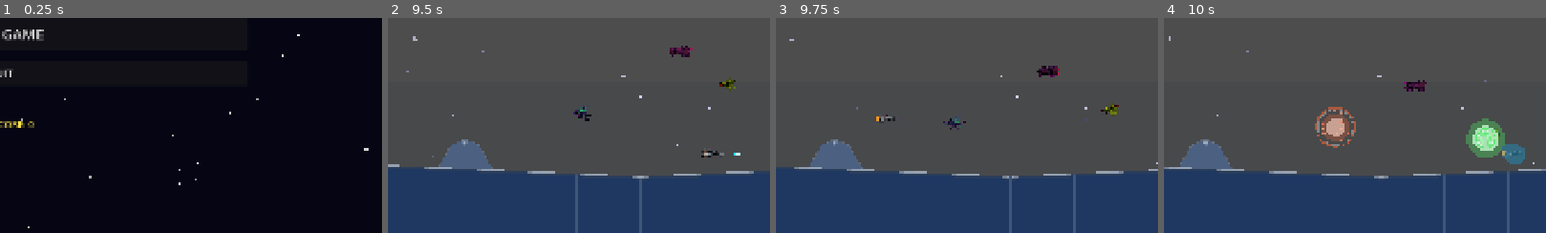
Above: before the commit, frames 1-4 (left to right).
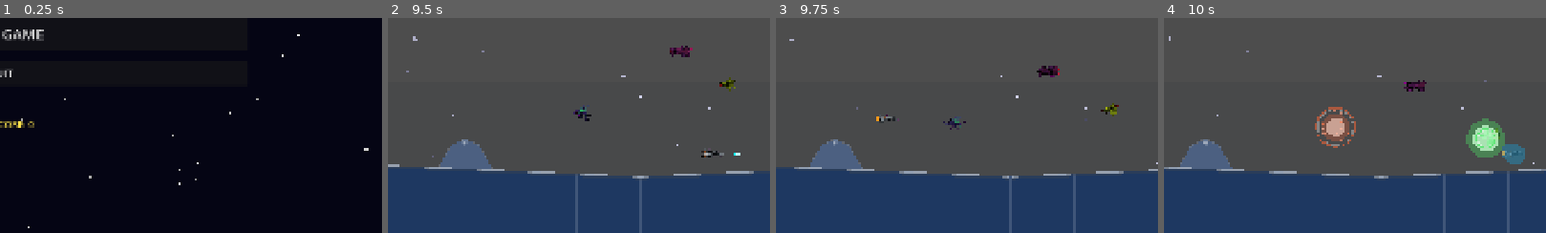
Above: after the commit, the same moments.

Repository: b6-stack/rtype-game
Game: Godot game, scene res://scenes/main_menu/MainMenu.tscn
The game is run twice, just before and just after one commit, with the same random seed, the same clock (stepped at 60 frames per second) and the same inputs.
Inputs (mouse positions are % of the whole screen's width and height, from its top left):
- Up to frame 1 (0.25 s): no input
- Up to frame 2 (9.5 s): click "START GAME" at 0.5 s; tap Enter at 1.25 s; move the mouse to (72, 45) at 1.27 s; hold D (move_right) 1.28-2 s; hold Space (fire) 1.28-2 s; tap Z (charge) every 1.5 s from 1.35 to 8.85 s; click (72, 45) at 1.42 s; drag from (30, 55) to (99, 45) at 2.02 s; move the mouse to (60, 28) at 2.77 s; hold D (move_right) 2.78-3.5 s; hold Space (fire) 2.78-3.5 s; drag from (45, 70) to (100, 45) at 3.52 s; move the mouse to (80, 65) at 4.27 s; hold A (move_left) 4.28-5 s; hold Space (fire) 4.28-5 s; drag from (20, 35) to (95, 47) at 5.02 s; move the mouse to (55, 50) at 5.77 s; hold S (move_down) 5.78-6.5 s; hold Space (fire) 5.78-6.5 s; click (55, 50) at 5.92 s; drag from (35, 25) to (86, 36) at 6.52 s; move the mouse to (72, 45) at 7.27 s; hold W (move_up) 7.28-8 s; hold Space (fire) 7.28-8 s; drag from (30, 55) to (87, 75) at 8.02 s; move the mouse to (60, 28) at 8.77 s; hold S (move_down) from 8.78 s (still down); hold Space (fire) from 8.78 s (still down)
- Up to frame 3 (9.75 s): release S (move_down) at 9.5 s; release Space (fire) at 9.5 s; drag from (45, 70) to (93, 82) at 9.52 s
- Up to frame 4 (10 s): no input
The pictures show only the part of the screen within x 50-100%, y 50-100%; the shares and areas given below are measured in that part.

Frames 1-3 are identical in both runs. In frame 4, less than 0.1% of the frame differs, in the area x 82-87%, y 52-60%.

Commit message:
Fix Boss Sentinel shield deflection, fix enemy explosion flash positioning, and scale partial charge shots smoothly

Diff:
--- a/scenes/bosses/BossBase.gd
+++ b/scenes/bosses/BossBase.gd
@@ -140,14 +140,19 @@
 	queue_free()
 
 func _spawn_death_explosion() -> void:
-	var parent_node: Node = get_parent() if get_parent() else get_tree().current_scene
+	_do_spawn_boss_explosions.call_deferred(global_position, boss_color, size_scale)
+
+func _do_spawn_boss_explosions(pos: Vector2, col: Color, scale_s: float) -> void:
+	var tree := get_tree()
+	var parent_node: Node = get_parent() if get_parent() else (tree.current_scene if tree else null)
 	if parent_node:
 		for i in 6:
 			var fx: Node2D = load("res://scenes/effects/ExplosionFX.tscn").instantiate()
-			parent_node.call_deferred("add_child", fx)
-			var offset := Vector2(randf_range(-100, 100), randf_range(-60, 60)) * size_scale
+			parent_node.add_child(fx)
+			var offset := Vector2(randf_range(-90, 90), randf_range(-55, 55)) * scale_s
+			fx.global_position = pos + offset
 			if fx.has_method("setup"):
-				fx.setup(global_position + offset, boss_color, size_scale * 1.6)
+				fx.setup(pos + offset, col, scale_s * 1.6)
 
 ## Fires a bullet toward the player
 func _fire_at_player(speed: float = 500.0, dmg: int = 1, col: Color = Color.ORANGE_RED) -> void:
--- a/scenes/bosses/BossSentinel.gd
+++ b/scenes/bosses/BossSentinel.gd
@@ -1,59 +1,73 @@
 class_name BossSentinel
 extends BossBase
 
-## Sentinel Boss
-## Has 6 rotating shield segments arranged in a ring at radius 120.
-## Only vulnerable when the shield gap faces the player.
-## Phase 0: slow rotation. Phase 1: faster + fires at player. Phase 2: gap flicker + 4-way cross.
+## Sentinel Boss — Level 4
+## Protected by 6 rotating force-field shield segments.
+## Bullets hitting active shield segments are deflected with energy sparks.
+## The boss is ONLY vulnerable when the rotating shield gap allows shots to hit the core!
 
 const SHIELD_COUNT: int = 6
-const SHIELD_RADIUS: float = 120.0
-const GAP_ANGLE_DEG: float = 45.0  # gap width in degrees
+const SHIELD_RADIUS: float = 135.0
+const GAP_ANGLE_DEG: float = 55.0  # open gap width in degrees
 
-var _shields: Array[Polygon2D] = []
+var _shields: Array[Area2D] = []
+var _shield_polys: Array[Polygon2D] = []
 var _shield_rotation: float = 0.0
 var _fire_timer: float = 0.0
 var _cross_timer: float = 0.0
 var _gap_open: bool = true
 var _gap_timer: float = 0.0
 
-const GAP_FLICKER_RATE: float = 0.4
+const GAP_FLICKER_RATE: float = 0.45
 
 var _patrol_dir: int = 1
-const PATROL_SPEED: float = 80.0
+const PATROL_SPEED: float = 85.0
 const PATROL_RANGE: float = 220.0
-
 
 func _ready() -> void:
 	boss_name = "Sentinel"
 	max_health = 1000
 	phase_count = 3
-	boss_color = Color(0.4, 0.6, 0.8, 1.0)
-	size_scale = 1.1
+	boss_color = Color(0.35, 0.65, 0.95, 1.0)
+	size_scale = 1.15
 	entry_speed = 180.0
 	score_value = 7000
 
 	super._ready()
 	_create_shields()
 
-
 func _create_shields() -> void:
-	# Each segment spans (360/SHIELD_COUNT - gap) degrees
+	# 4 shield segments leaving 2 prominent rotating firing gaps for the player to aim through
 	var segment_span: float = (360.0 / SHIELD_COUNT) - (GAP_ANGLE_DEG / SHIELD_COUNT)
+	var arc_poly: PackedVector2Array = _build_arc_segment(SHIELD_RADIUS, segment_span)
 
 	for i: int in range(SHIELD_COUNT):
-		var poly: Polygon2D = Polygon2D.new()
-		poly.polygon = _build_arc_segment(SHIELD_RADIUS, segment_span)
-		poly.color = Color(0.4, 0.65, 0.9, 0.85)
-		# Rotate each segment to its position in the ring
-		poly.rotation_degrees = (360.0 / SHIELD_COUNT) * i
-		add_child(poly)
-		_shields.append(poly)
+		var shield_area := Area2D.new()
+		shield_area.name = "ShieldSegment%d" % i
+		shield_area.collision_layer = 32  # boss collision layer
+		shield_area.collision_mask = 4   # player bullets
+		shield_area.add_to_group("boss_shield")
 
+		var poly := Polygon2D.new()
+		poly.polygon = arc_poly
+		poly.color = Color(0.3, 0.7, 1.0, 0.85)
+		shield_area.add_child(poly)
+		_shield_polys.append(poly)
+
+		var col := CollisionPolygon2D.new()
+		col.polygon = arc_poly
+		shield_area.add_child(col)
+
+		shield_area.rotation_degrees = (360.0 / SHIELD_COUNT) * i
+		add_child(shield_area)
+		_shields.append(shield_area)
+
+		# Intercept bullets on the shield perimeter
+		shield_area.area_entered.connect(_on_shield_hit.bind(i))
 
 func _build_arc_segment(radius: float, span_deg: float) -> PackedVector2Array:
 	var pts: PackedVector2Array = PackedVector2Array()
-	var inner_r: float = radius - 14.0
+	var inner_r: float = radius - 20.0
 	var steps: int = 8
 	var half: float = span_deg * 0.5
 
@@ -65,6 +79,35 @@
 		pts.append(Vector2(cos(a) * inner_r, sin(a) * inner_r))
 	return pts
 
+func _on_shield_hit(area: Area2D, shield_idx: int) -> void:
+	if not _gap_open:
+		return
+	if area is Bullet and not area.is_enemy_bullet:
+		_deflect_bullet(area, shield_idx)
+	elif area.is_in_group("player_bullet"):
+		_deflect_bullet(area, shield_idx)
+
+func _deflect_bullet(bullet_node: Node, shield_idx: int) -> void:
+	# Flash the hit shield segment
+	if shield_idx >= 0 and shield_idx < _shield_polys.size():
+		var poly: Polygon2D = _shield_polys[shield_idx]
+		if poly and is_instance_valid(poly):
+			poly.color = Color(1.0, 1.0, 1.0, 1.0)
+			var tw := create_tween()
+			tw.tween_property(poly, "color", Color(0.3, 0.7, 1.0, 0.85), 0.12)
+
+	# Destroy the absorbed bullet and spawn deflecting sparks
+	_spawn_deflect_sparks(bullet_node.global_position if "global_position" in bullet_node else global_position)
+	if bullet_node.has_method("queue_free"):
+		bullet_node.queue_free()
+
+func _spawn_deflect_sparks(pos: Vector2) -> void:
+	var fx: Node2D = load("res://scenes/effects/ExplosionFX.tscn").instantiate()
+	var parent_node: Node = get_parent() if get_parent() else get_tree().current_scene
+	if parent_node:
+		parent_node.call_deferred("add_child", fx)
+		if fx.has_method("setup"):
+			fx.setup(pos, Color(0.4, 0.8, 1.0), 0.5)
 
 func _phase_attack(delta: float) -> void:
 	_patrol(delta)
@@ -80,29 +123,26 @@
 
 	if current_phase == 2:
 		_cross_timer += delta
-		if _cross_timer >= 1.6:
+		if _cross_timer >= 1.5:
 			_cross_timer = 0.0
 			_fire_cross()
 
-
-func _patrol(delta: float) -> void:
+func _patrol(_delta: float) -> void:
 	var center_y: float = 540.0
-	if position.y > center_y + PATROL_RANGE:
+	if global_position.y > center_y + PATROL_RANGE:
 		_patrol_dir = -1
-	elif position.y < center_y - PATROL_RANGE:
+	elif global_position.y < center_y - PATROL_RANGE:
 		_patrol_dir = 1
 	velocity.y = _patrol_dir * PATROL_SPEED
 	velocity.x = 0.0
-	move_and_slide()
-
 
 func _rotate_shields(delta: float) -> void:
-	var speed: float = 45.0  # degrees per second phase 0
+	var speed: float = 50.0  # degrees per second phase 0
 	match current_phase:
 		1:
-			speed = 90.0
+			speed = 95.0
 		2:
-			speed = 150.0
+			speed = 160.0
 
 	_shield_rotation += speed * delta
 	if _shield_rotation > 360.0:
@@ -112,7 +152,9 @@
 		var base_angle: float = (360.0 / SHIELD_COUNT) * i
 		_shields[i].rotation_degrees = base_angle + _shield_rotation
 		_shields[i].visible = _gap_open
-
+		var col_shape = _shields[i].get_node_or_null("CollisionPolygon2D")
+		if col_shape:
+			col_shape.disabled = !_gap_open
 
 func _handle_gap_flicker(delta: float) -> void:
 	if current_phase < 2:
@@ -123,7 +165,6 @@
 		_gap_timer = 0.0
 		_gap_open = !_gap_open
 
-
 func _fire_cross() -> void:
 	var directions: Array[Vector2] = [
 		Vector2(1, 0), Vector2(-1, 0), Vector2(0, 1), Vector2(0, -1)
@@ -131,12 +172,11 @@
 	for dir: Vector2 in directions:
 		_spawn_boss_bullet(dir * 500.0, Color(0.5, 0.8, 1.0, 1.0), 16)
 
-
 func _on_phase_change(new_phase: int) -> void:
 	match new_phase:
 		1:
-			for s: Polygon2D in _shields:
-				s.color = Color(0.5, 0.75, 1.0, 0.9)
+			for s: Polygon2D in _shield_polys:
+				s.color = Color(0.5, 0.85, 1.0, 0.9)
 		2:
-			for s: Polygon2D in _shields:
-				s.color = Color(0.7, 0.9, 1.0, 1.0)
+			for s: Polygon2D in _shield_polys:
+				s.color = Color(0.8, 0.4, 1.0, 0.95)
--- a/scenes/enemies/EnemyBase.gd
+++ b/scenes/enemies/EnemyBase.gd
@@ -113,13 +113,17 @@
 	queue_free()
 
 func _spawn_death_flash() -> void:
-	var fx: Node2D = load("res://scenes/effects/ExplosionFX.tscn").instantiate()
-	fx.process_mode = Node.PROCESS_MODE_ALWAYS
-	var parent_node: Node = get_parent() if get_parent() else get_tree().current_scene
+	_do_spawn_explosion.call_deferred(global_position, enemy_color, max(0.9, size_scale))
+
+func _do_spawn_explosion(pos: Vector2, col: Color, scale_s: float) -> void:
+	var tree := get_tree()
+	var parent_node: Node = get_parent() if get_parent() else (tree.current_scene if tree else null)
 	if parent_node:
-		parent_node.call_deferred("add_child", fx)
+		var fx: Node2D = load("res://scenes/effects/ExplosionFX.tscn").instantiate()
+		parent_node.add_child(fx)
+		fx.global_position = pos
 		if fx.has_method("setup"):
-			fx.setup(global_position, enemy_color, max(0.8, size_scale))
+			fx.setup(pos, col, scale_s)
 
 func _fire_at_player() -> void:
 	if bullet_container == null:
--- a/scenes/player/weapons/WeaponBase.gd
+++ b/scenes/player/weapons/WeaponBase.gd
@@ -66,12 +66,17 @@
 
 ## Override this for charged shot pattern
 func _do_charge_fire(spawn_pos: Vector2, charge_level: float) -> void:
-	var tier_mult := get_charge_tier_multiplier(charge_level)
-	var size_mult := lerpf(1.5, 3.0, charge_level)
-	var raw_dmg: float = damage * 3 * charge_level + 1
-	var final_dmg: int = max(1, int(raw_dmg * tier_mult))
-	_spawn_bullet(spawn_pos, Vector2.RIGHT * bullet_speed * 0.85,
-			bullet_color.lightened(0.3 if charge_level < 1.0 else 0.6), final_dmg, size_mult)
+	if charge_level < 1.0:
+		# Partial charge: smooth above-average normal shot
+		var dmg: int = max(1, int(damage * lerpf(1.25, 1.65, charge_level)))
+		var size_m: float = lerpf(1.15, 1.40, charge_level)
+		_spawn_bullet(spawn_pos, Vector2.RIGHT * (bullet_speed * 1.05),
+				bullet_color.lightened(0.25), dmg, size_m)
+	else:
+		# Full Super Charge
+		var final_dmg: int = max(1, int(damage * 3.2))
+		_spawn_bullet(spawn_pos, Vector2.RIGHT * (bullet_speed * 1.15),
+				bullet_color.lightened(0.65), final_dmg, 2.6)
 
 # ── Helpers ──────────────────────────────────────────────────
 
